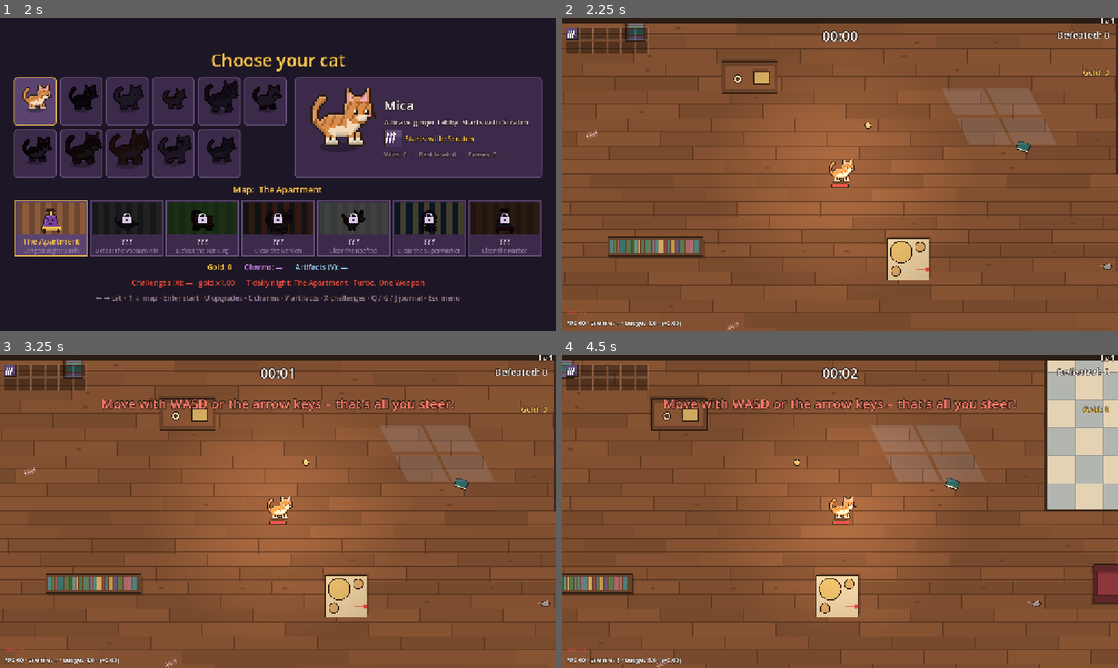
Above: before the commit, frames 1-4 (two rows, left to right).
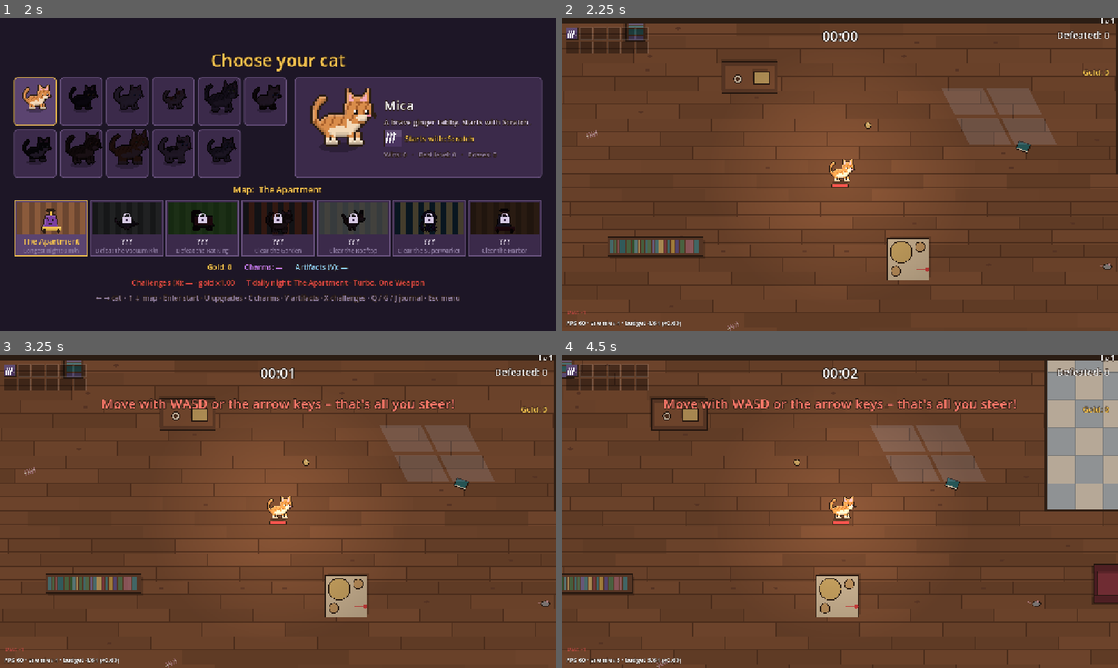
Above: after the commit, the same moments.

Repository: johnniccon01/cat-survivors
Game: Godot game, scene res://scenes/main_menu.tscn
The game is run twice, just before and just after one commit, with the same random seed, the same clock (stepped at 60 frames per second) and the same inputs.
Inputs (mouse positions are in pixels of both pictures, inside the frame that each line leads up to):
- Up to frame 1 (2 s): click "Play" at 0.5 s; click "Play" at 1.25 s
- Up to frame 2 (2.25 s): tap Enter (ui_accept) at 2 s; drag from (612, 227) to (895, 105) at 2.02 s
- Up to frame 3 (3.25 s): drag from (166, 527) to (250, 574) at 2.77 s
- Up to frame 4 (4.5 s): tap Enter (ui_accept) at 3.5 s; move the mouse to (895, 442) at 3.52 s; hold D (move_right) 3.53-4.25 s; hold C (charms) 3.53-4.25 s; drag from (812, 574) to (673, 464) at 4.27 s

Frame 1 is identical in both runs. In frame 2, 69% of the frame differs, in the area x 0-100%, y 1-100%; in frame 3, 68%; in frame 4, 75%.

Commit message:
Enemies and their shots are easier to see
The floor is a little dimmer, every enemy has a faint light halo and a
darker shadow, enemy shots are bigger with a dark outline, the catnip
aura is fainter, and plain damage numbers are smaller and see-through.

Co-Authored-By: Claude Opus 5.5 <noreply@anthropic.com>

Diff:
--- a/scripts/enemies/enemy.gd
+++ b/scripts/enemies/enemy.gd
@@ -23,6 +23,7 @@
 var is_boss := false
 ## Seconds left of fading in (enemies that appear inside the screen).
 const SPAWN_IN := 0.6
+const HALO := 0.09
 var spawn_in := 0.0
 var is_elite := false
 ## Set when a swarm enemy has run its course; the manager removes it.
@@ -487,9 +488,12 @@
 	if id == "GOLDEN_MOUSE":
 		for k in 3:
 			draw_circle(Vector2(0, -1), r + 2.0 + k * 3.0, Color(1.0, 0.85, 0.3, 0.12))
+	# A faint light halo keeps dark enemies visible on dark floors.
+	if not is_prop:
+		draw_circle(Vector2(0, -1), r + 3.0, Color(1, 1, 1, HALO))
 	var sprite := Sprites.enemy(id) if _shape != "cat" else {}
 	if not sprite.is_empty():
-		draw_colored_polygon(Shapes.ellipse(Vector2(1, r + 2), r, 2), Color(0, 0, 0, 0.25))
+		draw_colored_polygon(Shapes.ellipse(Vector2(1, r + 2), r + 1.5, 3), Color(0, 0, 0, 0.45))
 		# Regular enemies flash white; bosses (hit constantly) just brighten.
 		var row := 1 if _flash > 0.0 and not is_boss else 0
 		var tint := Color(1.5, 1.5, 1.5) if _flash > 0.0 and is_boss else Color.WHITE
@@ -504,7 +508,7 @@
 	if _flash > 0.0:
 		# Bosses get hit constantly; a lighter tint keeps them recognisable.
 		body = _color.lightened(0.4) if is_boss else Color.WHITE
-	draw_colored_polygon(Shapes.ellipse(Vector2(1, r + 2), r, 2), Color(0, 0, 0, 0.25))
+	draw_colored_polygon(Shapes.ellipse(Vector2(1, r + 2), r + 1.5, 3), Color(0, 0, 0, 0.45))
 	match _shape:
 		"dust":
 			_draw_dust(body)
--- a/scripts/enemies/enemy_bullet.gd
+++ b/scripts/enemies/enemy_bullet.gd
@@ -35,16 +35,17 @@
 
 func _draw() -> void:
 	if style == "spit":
-		draw_circle(Vector2.ZERO, 4.0, Color("2b1d14"))
-		draw_circle(Vector2.ZERO, 3.0, Color("8fd04a"))
+		draw_circle(Vector2.ZERO, 5.5, Color("2b1d14"))
+		draw_circle(Vector2.ZERO, 4.2, Color("8fd04a"))
 		draw_circle(Vector2(-1, -1), 1.0, Color("d8f0a0"))
 		return
 	if style == "hair":
-		draw_circle(Vector2.ZERO, 4.0, Color("2b1d14"))
-		draw_circle(Vector2.ZERO, 3.0, Color("8a6a4a"))
+		draw_circle(Vector2.ZERO, 5.5, Color("2b1d14"))
+		draw_circle(Vector2.ZERO, 4.2, Color("8a6a4a"))
 		draw_line(Vector2(-2, -1), Vector2(2, 1), Color("b8956a"), 1.0)
 		return
 	var pulse := 1.0 + sin(_t * 20.0) * 0.2
-	draw_circle(Vector2.ZERO, 5.0 * pulse, Color(1.0, 0.15, 0.15, 0.25))
-	draw_circle(Vector2.ZERO, 2.5, Color("ff3b3b"))
+	draw_circle(Vector2.ZERO, 6.5 * pulse, Color(1.0, 0.15, 0.15, 0.3))
+	draw_circle(Vector2.ZERO, 4.0, Color("2b1d14"))
+	draw_circle(Vector2.ZERO, 3.0, Color("ff3b3b"))
 	draw_circle(Vector2.ZERO, 1.0, Color.WHITE)
--- a/scripts/fx/catnip_aura.gd
+++ b/scripts/fx/catnip_aura.gd
@@ -28,7 +28,7 @@
 
 
 func _draw() -> void:
-	var alpha := 0.12 + _pulse * 0.15
+	var alpha := 0.07 + _pulse * 0.12
 	draw_circle(Vector2.ZERO, radius, Color(0.45, 0.85, 0.4, alpha))
 	draw_arc(Vector2.ZERO, radius, 0.0, TAU, 48, Color(0.55, 0.95, 0.5, 0.35 + _pulse * 0.4), 1.0)
 	for i in 6:
--- a/scripts/fx/damage_numbers.gd
+++ b/scripts/fx/damage_numbers.gd
@@ -47,12 +47,13 @@
 		var k: float = n[3] / LIFETIME
 		var crit: bool = n[2]
 		var text := str(roundi(n[1])) + ("!" if crit else "")
-		var size := 13 if crit else 10
+		var size := 13 if crit else 9
 		# Pop in, float up, fade out.
 		var pop := 1.0 + maxf(0.0, 0.25 - k) * (3.0 if crit else 1.5)
 		var pos: Vector2 = n[0] + Vector2(n[4] * k, -18.0 * k)
 		var color := CRIT if crit else NORMAL
-		color.a = clampf((1.0 - k) * 2.0, 0.0, 1.0)
+		# Plain hits stay a bit see-through so they don't hide the enemies.
+		color.a = clampf((1.0 - k) * 2.0, 0.0, 1.0 if crit else 0.7)
 		var font_size := roundi(size * pop)
 		var w := _font.get_string_size(text, HORIZONTAL_ALIGNMENT_LEFT, -1, font_size).x
 		var at := pos - Vector2(w * 0.5, 0)
--- a/scripts/world/floor.gd
+++ b/scripts/world/floor.gd
@@ -14,6 +14,7 @@
 ## "apartment", "basement", "garden" or "rooftop"; picks rooms, floors and
 ## furniture.
 var theme := "apartment"
+const FLOOR_DIM := Color(0.8, 0.8, 0.84)
 
 var _noise := FastNoiseLite.new()
 var _seed := randi()
@@ -63,6 +64,9 @@
 	for layer in [FloorChunk.Layer.GROUND, FloorChunk.Layer.DECOR, FloorChunk.Layer.OVERLAY]:
 		var node := FloorChunk.new()
 		node.layer = layer
+		# The floor stays a little dim so enemies stand out against it.
+		if layer != FloorChunk.Layer.OVERLAY:
+			node.modulate = FLOOR_DIM
 		node.desc = desc
 		node.position = Vector2(c) * CHUNK
 		node.z_index = layer
